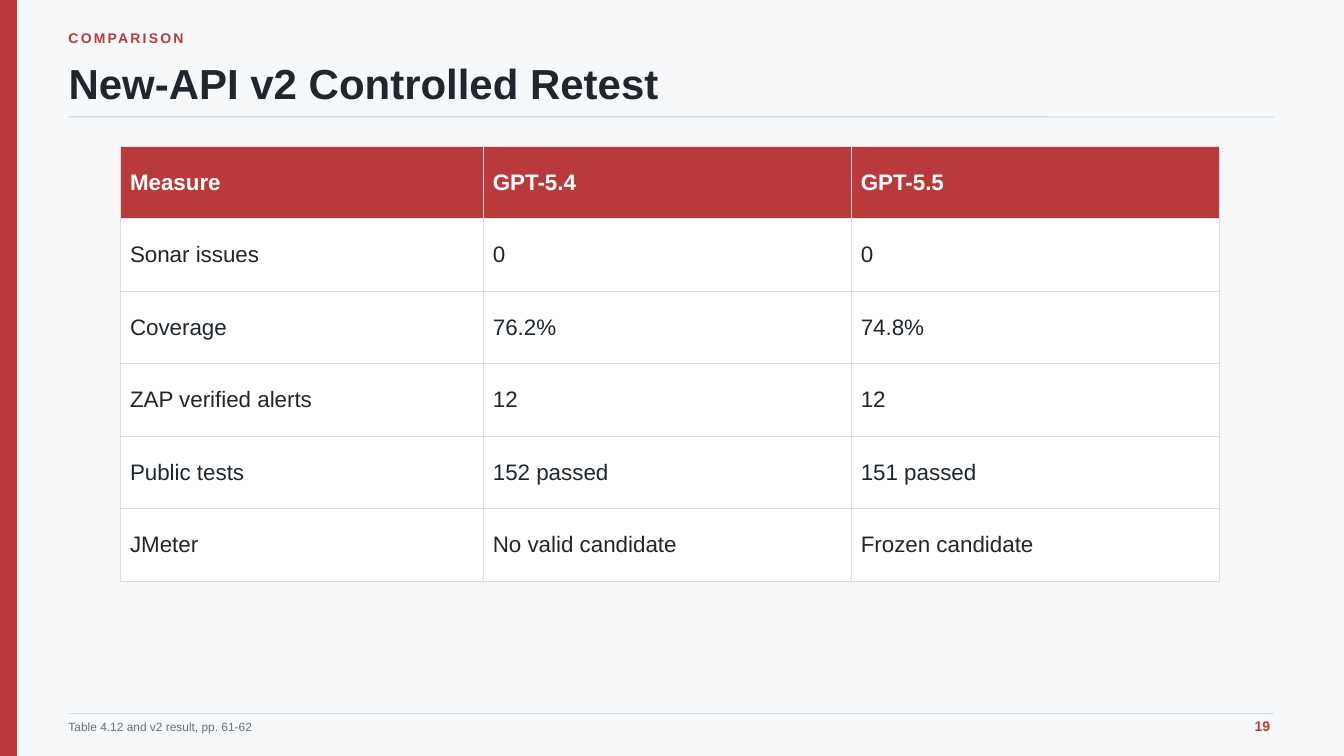
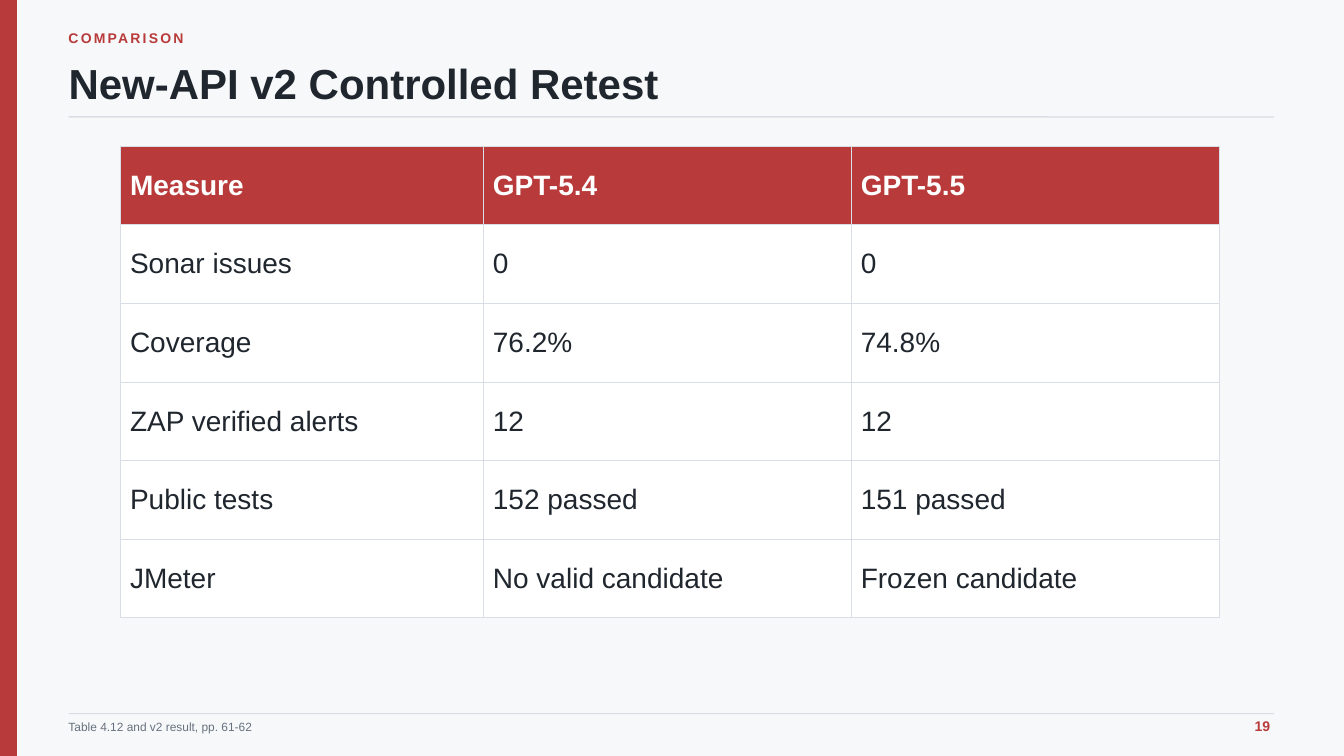
Before and after one commit to minatozaki98/financial-accounting, a slide deck: slide 19 of Document/outputs/final-defense/G6519692_Zaw_Ye_Htut_Ko_Final_Thesis_Defense.pptx. Drawn at 1344x756 pixels with LibreOffice and Linux fonts; fonts in the diff are those of the drawing. Boxes give left, top, right and bottom in pixels: in the first picture for what was removed or moved away, otherwise in the second. Text is boxed around its words. In the diff, an @@ line names an element or a change of style, - is before the commit and + after.

```diff
--- a/Document/outputs/final-defense/G6519692_Zaw_Ye_Htut_Ko_Final_Thesis_Defense.pptx
+++ b/Document/outputs/final-defense/G6519692_Zaw_Ye_Htut_Ko_Final_Thesis_Defense.pptx
@@ table at (121,146,1220,676) @@
@@ size 16 to 20 pt @@
```
Also in this commit, not shown: 4 other slides changed, 9 other files.
